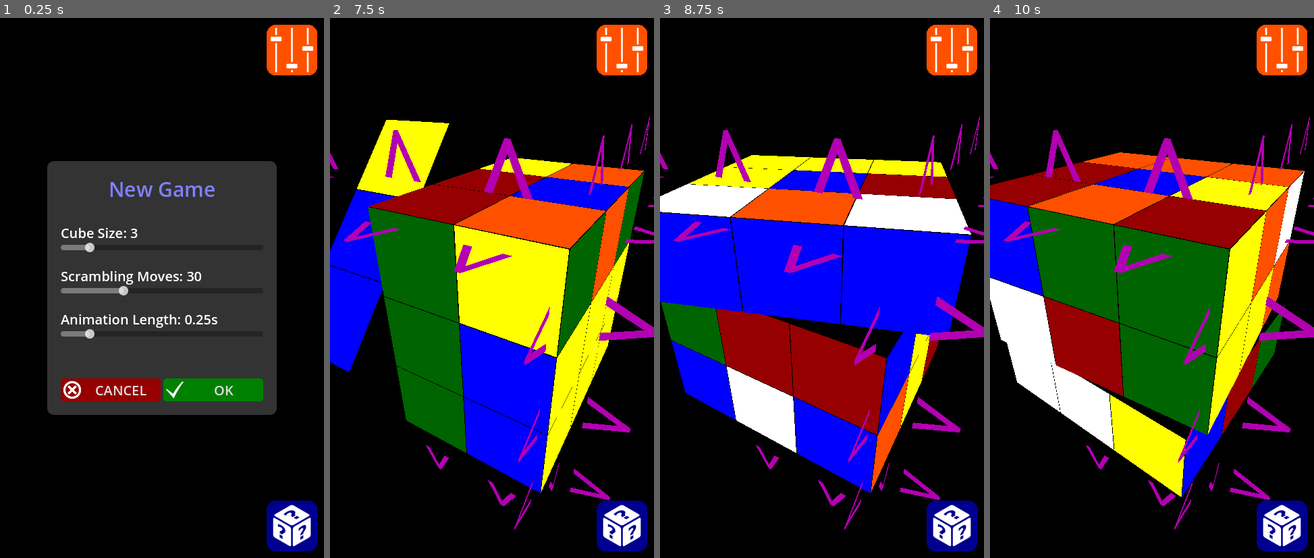
Above: before the commit, frames 1-4 (left to right).
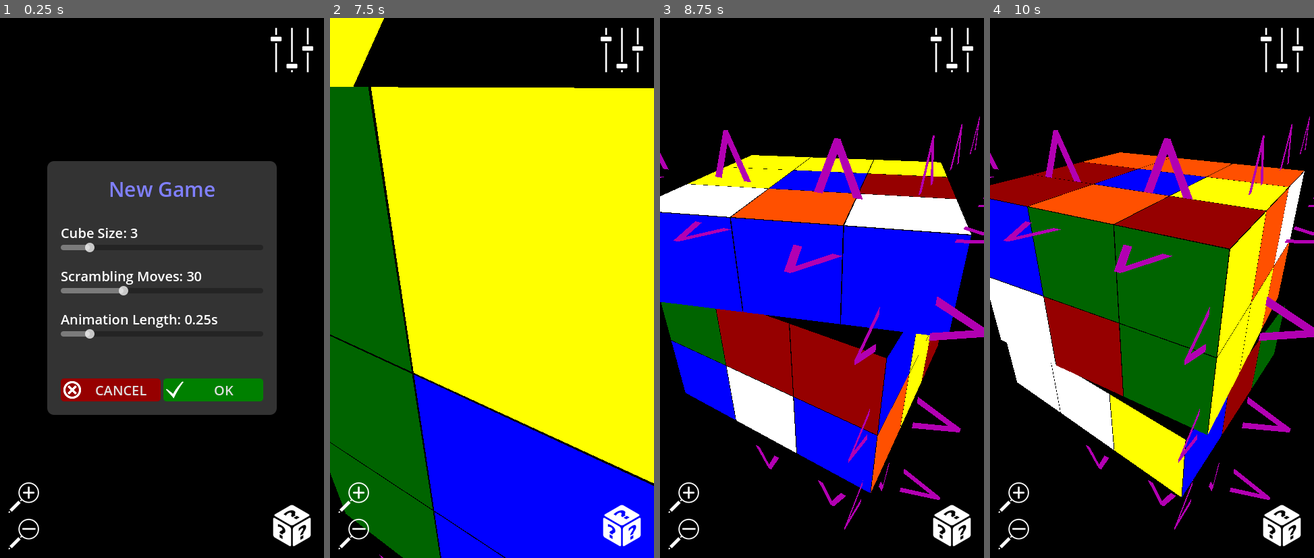
Above: after the commit, the same moments.

Repository: yannprada/n-cube
Game: Godot game, scene res://scenes/game/game.tscn
Two runs of this game, one before a commit and one after it. Both use one fixed random seed, a clock stepped at 60 frames per second and the inputs below.
Inputs (mouse positions are in pixels of both pictures, inside the frame that each line leads up to):
- Up to frame 1 (0.25 s): no input
- Up to frame 2 (7.5 s): click (621, 50) at 0.5 s; click (352, 498) at 1.27 s; click (352, 536) at 2.02 s; click (621, 525) at 2.75 s; click (621, 525) at 3.5 s; click (352, 498) at 4.27 s; click (352, 536) at 5.02 s; click (621, 525) at 5.75 s; click "OK" at 6.5 s; click (352, 498) at 7.27 s
- Up to frame 3 (8.75 s): click (682, 536) at 8.02 s
- Up to frame 4 (10 s): move the mouse to (1223, 261) at 8.77 s; tap Mouse wheel down (MWD) at 8.85 s; click (1223, 261) at 8.92 s; move the mouse to (1087, 315) at 9.52 s; tap Mouse wheel up (MWU) at 9.6 s; click (1087, 315) at 9.67 s

The runs differ from the first frame. In frame 1, 2.5% of the frame differs, in the area x 2-98%, y 1-99%; in frame 2, 72%, in the area x 0-100%, y 0-100%; in frame 3, 2.5%; in frame 4, 2.5%.

Commit message:
Added zoom buttons

Diff:
--- a/project.godot
+++ b/project.godot
@@ -20,6 +20,7 @@
 window/size/viewport_width=480
 window/size/viewport_height=800
 window/stretch/mode="canvas_items"
+window/stretch/aspect="keep_width"
 window/handheld/orientation=1
 
 [gui]
@@ -43,4 +44,5 @@
 
 renderer/rendering_method="gl_compatibility"
 renderer/rendering_method.mobile="gl_compatibility"
+textures/vram_compression/import_etc2_astc=true
 environment/defaults/default_clear_color=Color(0, 0, 0, 1)
--- a/scenes/game/UI/UI.tscn
+++ b/scenes/game/UI/UI.tscn
@@ -7,7 +7,11 @@
 [ext_resource type="Texture2D" uid="uid://de1pexsyxa7pq" path="res://assets/settings75.png" id="4_dhitd"]
 [ext_resource type="Texture2D" uid="uid://yevb552t60ls" path="res://assets/ok75.png" id="5_u6q2i"]
 [ext_resource type="Texture2D" uid="uid://drm7qx0x6scea" path="res://assets/settings75pressed.png" id="5_ydonv"]
+[ext_resource type="Texture2D" uid="uid://bwog53vpkooh4" path="res://assets/zoom_in50.png" id="6_d5j55"]
 [ext_resource type="PackedScene" uid="uid://dw6vahsano2yk" path="res://scenes/label_slider/label_slider.tscn" id="6_ydonv"]
+[ext_resource type="Texture2D" uid="uid://dydpbjqwigfvi" path="res://assets/zoom_in50pressed.png" id="7_1p530"]
+[ext_resource type="Texture2D" uid="uid://bwdakspwm64yb" path="res://assets/zoom_out50.png" id="8_v0fiw"]
+[ext_resource type="Texture2D" uid="uid://bysv816k3mqbn" path="res://assets/zoom_out50pressed.png" id="9_xqeyu"]
 
 [sub_resource type="StyleBoxFlat" id="StyleBoxFlat_iotsf"]
 bg_color = Color(0.2, 0.2, 0.2, 1)
@@ -100,6 +104,7 @@
 [node name="Options" type="TextureButton" parent="TopRight"]
 unique_name_in_owner = true
 layout_mode = 2
+tooltip_text = "Options"
 texture_normal = ExtResource("4_dhitd")
 texture_pressed = ExtResource("5_ydonv")
 stretch_mode = 4
@@ -121,9 +126,39 @@
 [node name="NewGame" type="TextureButton" parent="BottomRight"]
 unique_name_in_owner = true
 layout_mode = 2
-tooltip_text = "Scramble"
+tooltip_text = "New Game"
 texture_normal = ExtResource("2_wgnrc")
 texture_pressed = ExtResource("3_84lt7")
+stretch_mode = 4
+
+[node name="BottomLeft" type="MarginContainer" parent="."]
+layout_mode = 1
+anchors_preset = 2
+anchor_top = 1.0
+anchor_bottom = 1.0
+offset_top = -60.0
+offset_right = 60.0
+grow_vertical = 0
+theme_override_constants/margin_left = 10
+theme_override_constants/margin_bottom = 10
+
+[node name="VBoxContainer" type="VBoxContainer" parent="BottomLeft"]
+layout_mode = 2
+
+[node name="ZoomIn" type="TextureButton" parent="BottomLeft/VBoxContainer"]
+unique_name_in_owner = true
+layout_mode = 2
+tooltip_text = "Zoom In"
+texture_normal = ExtResource("6_d5j55")
+texture_pressed = ExtResource("7_1p530")
+stretch_mode = 4
+
+[node name="ZoomOut" type="TextureButton" parent="BottomLeft/VBoxContainer"]
+unique_name_in_owner = true
+layout_mode = 2
+tooltip_text = "Zomm Out"
+texture_normal = ExtResource("8_v0fiw")
+texture_pressed = ExtResource("9_xqeyu")
 stretch_mode = 4
 
 [node name="NewGamePanel" type="PanelContainer" parent="."]
@@ -307,6 +342,8 @@
 
 [connection signal="pressed" from="TopRight/Options" to="." method="_on_options_pressed"]
 [connection signal="pressed" from="BottomRight/NewGame" to="." method="_on_new_game_pressed"]
+[connection signal="pressed" from="BottomLeft/VBoxContainer/ZoomIn" to="." method="_on_zoom_in_pressed"]
+[connection signal="pressed" from="BottomLeft/VBoxContainer/ZoomOut" to="." method="_on_zoom_out_pressed"]
 [connection signal="pressed" from="NewGamePanel/MarginContainer/VBoxContainer/HBoxContainer/Cancel" to="." method="_on_new_game_cancel_pressed"]
 [connection signal="pressed" from="NewGamePanel/MarginContainer/VBoxContainer/HBoxContainer/OK" to="." method="_on_new_game_ok_pressed"]
 [connection signal="pressed" from="OptionsPanel/MarginContainer/VBoxContainer/HBoxContainer/Cancel" to="." method="_on_options_cancel_pressed"]
--- a/scenes/game/UI/ui.gd
+++ b/scenes/game/UI/ui.gd
@@ -4,6 +4,7 @@
 
 signal new_game(size: int, moves: int)
 signal tween_duration_changed(value: float)
+signal zoom(direction: int)
 
 
 # NEW GAME
@@ -43,3 +44,12 @@
 	%NewGamePanel.hide()
 	%TweenSliderOpt.value = _tween_duration
 	%OptionsPanel.visible = not %OptionsPanel.visible
+
+
+# ZOOM
+func _on_zoom_in_pressed() -> void:
+	zoom.emit(-1)
+
+
+func _on_zoom_out_pressed() -> void:
+	zoom.emit(1)
--- a/scenes/game/game.gd
+++ b/scenes/game/game.gd
@@ -9,3 +9,7 @@
 
 func _on_ui_tween_duration_changed(value: float) -> void:
 	%World.set_tween_duration(value)
+
+
+func _on_ui_zoom(direction: int) -> void:
+	%World.zoom(direction)
--- a/scenes/game/game.tscn
+++ b/scenes/game/game.tscn
@@ -15,3 +15,4 @@
 
 [connection signal="new_game" from="UI" to="." method="_on_ui_new_game"]
 [connection signal="tween_duration_changed" from="UI" to="." method="_on_ui_tween_duration_changed"]
+[connection signal="zoom" from="UI" to="." method="_on_ui_zoom"]
--- a/scenes/game/world/camera.gd
+++ b/scenes/game/world/camera.gd
@@ -1,6 +1,8 @@
 extends Camera3D
 
+@export var zoom_in_button: Button
 const MOUSE_SENSITIVITY: float = 0.5
+const BUTTON_SENSITIVITY: float = 2
 const Z_CLAMP: Vector2 = Vector2(3, 20)
 
 
@@ -12,3 +14,7 @@
 		position.z += MOUSE_SENSITIVITY
 	# Prevent zooming past the cube
 	position.z = clamp(position.z, Z_CLAMP.x, Z_CLAMP.y)
+
+
+func zoom(direction: int) -> void:
+	position.z += direction * BUTTON_SENSITIVITY
--- a/scenes/game/world/camera_pivot.gd
+++ b/scenes/game/world/camera_pivot.gd
@@ -5,7 +5,7 @@
 
 func _unhandled_input(event: InputEvent) -> void:
 	if event is InputEventMouseMotion:
-		if Input.is_mouse_button_pressed(MOUSE_BUTTON_RIGHT):
+		if Input.is_mouse_button_pressed(MOUSE_BUTTON_LEFT):
 			# Rotate the cube according to mouse movements
 			var axis = Vector3(-event.relative.y, -event.relative.x, 0)
 			var angle = axis.distance_to(Vector3.ZERO) * MOUSE_SENSITIVITY
--- a/scenes/game/world/world.gd
+++ b/scenes/game/world/world.gd
@@ -7,6 +7,10 @@
 
 func set_tween_duration(tween_duration: float) -> void:
 	%Pivot.tween_duration = tween_duration
+
+
+func zoom(direction: int) -> void:
+	%Camera.zoom(direction)
 
 
 func generate(size: int = 3) -> void:
Binary file changed: assets/settings75.png
Binary file changed: assets/settings75pressed.png
Binary file changed: assets/shuffle75.png
Binary file changed: assets/shuffle75pressed.png
Binary file added: assets/zoom_in50.png
Not shown, added: assets/zoom_in50.png.import
Binary file added: assets/zoom_in50pressed.png
Not shown, added: assets/zoom_in50pressed.png.import
Binary file added: assets/zoom_out50.png
Not shown, added: assets/zoom_out50.png.import
Binary file added: assets/zoom_out50pressed.png
Not shown, added: assets/zoom_out50pressed.png.import
(and 3 more such lines)
